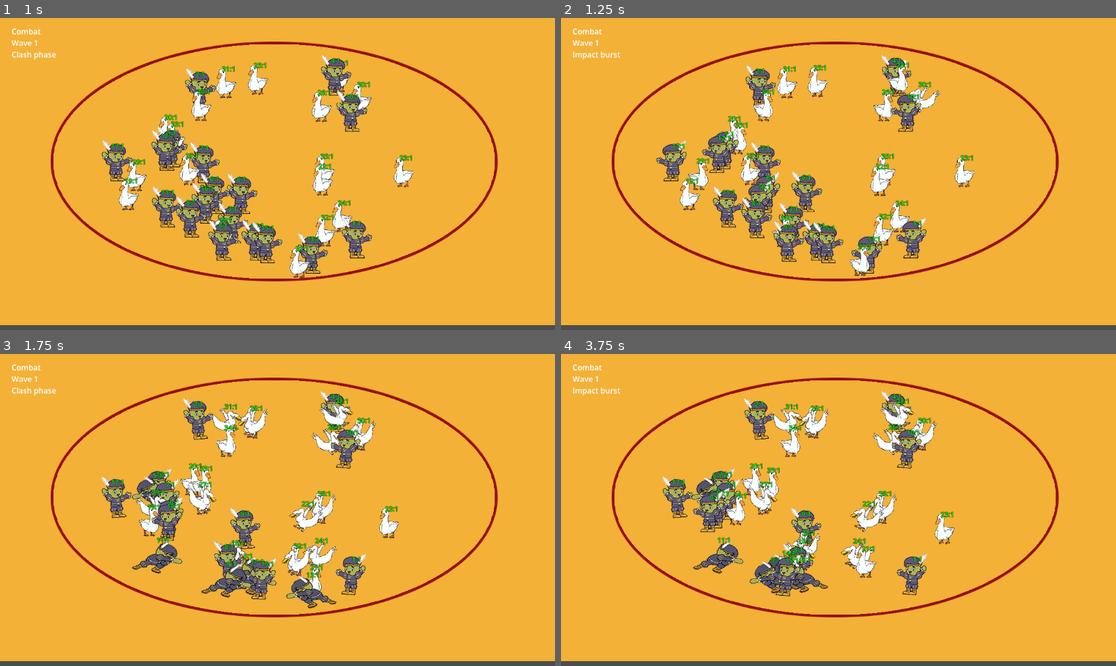
Above: before the commit, frames 1-4 (two rows, left to right).
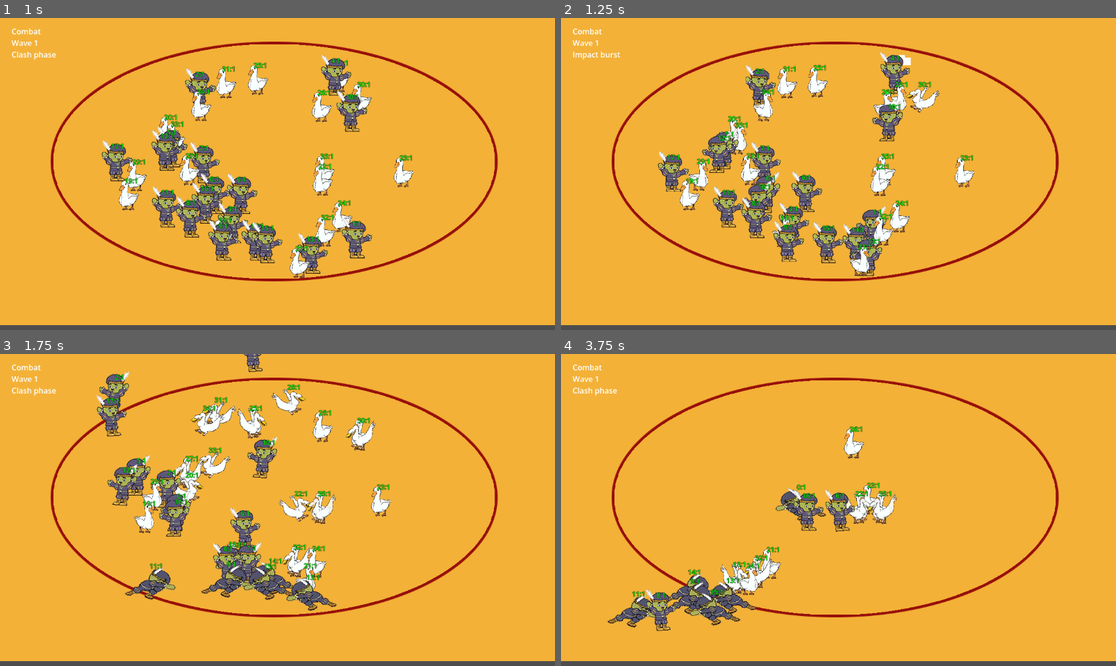
Above: after the commit, the same moments.

Repository: changingzhao-cpu/demo
Game: Godot game, scene res://scenes/main/main_scene.tscn
Two runs of this game, one before a commit and one after it. Both use one fixed random seed, a clock stepped at 60 frames per second and the inputs below.
Inputs (mouse positions are in pixels of both pictures, inside the frame that each line leads up to):
- Up to frame 1 (1 s): tap Enter at 0.5, 0.6 s; move the mouse to (399, 158) at 0.52 s; click (399, 158) at 0.67 s
- Up to frame 2 (1.25 s): no input
- Up to frame 3 (1.75 s): move the mouse to (166, 525) at 1.27 s; tap Keypad Enter at 1.35 s; click (166, 525) at 1.42 s
- Up to frame 4 (3.75 s): move the mouse to (894, 441) at 2.02 s; tap Enter at 2.1, 3.6 s; click (894, 441) at 2.17 s; move the mouse to (810, 572) at 2.77 s; tap Keypad Enter at 2.85 s; click (810, 572) at 2.92 s; move the mouse to (1005, 556) at 3.52 s; click (1005, 556) at 3.67 s

Frame 1 is identical in both runs. In frame 2, 3.7% of the frame differs, in the area x 17-66%, y 10-83%; in frame 3, 12%; in frame 4, 12%, in the area x 2-71%, y 10-89%.

Commit message:
refactor: clamp attack spacing to close-contact anchors
Clamp attackers onto engagement anchors, add center-distance coverage, and extend probes with full attack history for combat spacing analysis.

Co-Authored-By: Claude Sonnet 4.6 (1M context) <noreply@anthropic.com>

Diff:
--- a/scripts/battle/battle_controller.gd
+++ b/scripts/battle/battle_controller.gd
@@ -73,6 +73,7 @@
 var _first_attack_time_by_entity: Dictionary = {}
 var _recently_died_entities: Array[Dictionary] = []
 var _recent_combat_events: Array[Dictionary] = []
+var _full_attack_history: Array[Dictionary] = []
 var _tick_bucket_index := 0
 var _tick_bucket_count := 4
 var _tick_accumulator := 0.0
@@ -750,6 +751,7 @@
 	_unit_views_by_entity.clear()
 	_recently_died_entities.clear()
 	_recent_combat_events.clear()
+	_full_attack_history.clear()
 	_last_tick_report = {}
 	_tick_bucket_index = 0
 	_tick_accumulator = 0.0
@@ -799,8 +801,11 @@
 func _collect_recent_combat_events(report: Dictionary) -> void:
 	var events: Array = report.get("events", [])
 	for event in events:
-		_recent_combat_events.append(event.duplicate(true))
-		_apply_combat_event_to_bound_views(event)
+		var copied_event: Dictionary = event.duplicate(true)
+		_recent_combat_events.append(copied_event)
+		if str(copied_event.get("type", "")) == "attack":
+			_full_attack_history.append(copied_event)
+		_apply_combat_event_to_bound_views(copied_event)
 	while _recent_combat_events.size() > MAX_RECENT_COMBAT_EVENTS:
 		_recent_combat_events.pop_front()
 	if OS.is_debug_build():
@@ -808,6 +813,10 @@
 		if file != null:
 			file.store_string(JSON.stringify({"events": _recent_combat_events}, "\t"))
 			file.close()
+		var attack_history_file := FileAccess.open("user://controller_full_attack_history_probe.json", FileAccess.WRITE)
+		if attack_history_file != null:
+			attack_history_file.store_string(JSON.stringify({"events": _full_attack_history}, "\t"))
+			attack_history_file.close()
 
 func _apply_combat_event_to_bound_views(event: Dictionary) -> void:
 	var event_type := str(event.get("type", ""))
--- a/scripts/battle/battle_simulation.gd
+++ b/scripts/battle/battle_simulation.gd
@@ -7,6 +7,7 @@
 const DEFAULT_LAUNCH_HEIGHT := 0.26
 const ATTACK_TRIGGER_BUFFER := 0.18
 const ATTACK_STICKY_MARGIN := 0.22
+const ENGAGEMENT_CENTER_DISTANCE := 1.2
 const PRECONTACT_SPACING_RADIUS := 1.85
 const PRECONTACT_SPACING_STEP := 0.22
 const SAME_TEAM_SPACING_RADIUS := 1.45
@@ -22,10 +23,10 @@
 const UNIT_STATE_ADVANCE := 3
 const UNIT_STATE_DEAD := 4
 const ENGAGEMENT_SLOT_OFFSETS := [
-	Vector2(-1.08, 0.0),
-	Vector2(1.08, 0.0),
-	Vector2(0.0, -0.92),
-	Vector2(0.0, 0.92)
+	Vector2(-1.0, 0.0),
+	Vector2(1.0, 0.0),
+	Vector2(0.0, -0.83),
+	Vector2(0.0, 0.83)
 ]
 
 var _grid
@@ -102,6 +103,17 @@
 		store.state[entity_id] = UNIT_STATE_ADVANCE
 		report["moved"] = int(report.get("moved", 0)) + 1
 		return
+	_clamp_to_engagement_anchor(store, entity_id, engagement_target)
+	_grid.upsert(entity_id, Vector2(store.position_x[entity_id], store.position_y[entity_id]))
+	origin = Vector2(store.position_x[entity_id], store.position_y[entity_id])
+	if origin.distance_to(engagement_target) > 0.001:
+		store.state[entity_id] = UNIT_STATE_ADVANCE
+		report["moved"] = int(report.get("moved", 0)) + 1
+		return
+	if slot_index >= 0:
+		target = engagement_target
+
+	_apply_same_team_spacing(store, entity_id)
 
 	_release_engagement_slot_if_needed(store, entity_id, target_id)
 	if store.engagement_slot[entity_id] == -1:
@@ -262,7 +274,15 @@
 
 func _resolve_engagement_slot_position(store, target_id: int, slot_index: int) -> Vector2:
 	var target_position := Vector2(store.position_x[target_id], store.position_y[target_id])
-	return target_position + ENGAGEMENT_SLOT_OFFSETS[slot_index]
+	var raw_offset: Vector2 = ENGAGEMENT_SLOT_OFFSETS[slot_index]
+	var normalized_offset: Vector2 = raw_offset.normalized() if raw_offset != Vector2.ZERO else Vector2.LEFT
+	return target_position + normalized_offset * ENGAGEMENT_CENTER_DISTANCE
+
+func _clamp_to_engagement_anchor(store, entity_id: int, engagement_target: Vector2) -> void:
+	store.position_x[entity_id] = engagement_target.x
+	store.position_y[entity_id] = engagement_target.y
+	store.velocity_x[entity_id] = 0.0
+	store.velocity_y[entity_id] = 0.0
 
 func _apply_precontact_spacing(store, entity_id: int, target_id: int) -> void:
 	var origin := Vector2(store.position_x[entity_id], store.position_y[entity_id])
--- a/tests/battle/test_battle_simulation_attacks.gd
+++ b/tests/battle/test_battle_simulation_attacks.gd
@@ -12,6 +12,7 @@
 	_test_attacker_enters_attack_state_after_reaching_engagement_slot(failures)
 	_test_crowded_attackers_do_not_all_stall_without_attacking(failures)
 	_test_attacker_keeps_attacking_with_small_distance_jitter(failures)
+	_test_attack_center_distance_stays_within_1_2(failures)
 	return failures
 
 func _test_crowded_attackers_do_not_all_stall_without_attacking(failures: Array[String]) -> void:
@@ -169,6 +170,29 @@
 	simulation.tick_bucket(store, 0.1, 0, 1)
 	_assert_eq(store.state[attacker], 1, "attacker should keep attacking under small contact jitter instead of dropping back to chase", failures)
 
+func _test_attack_center_distance_stays_within_1_2(failures: Array[String]) -> void:
+	var store = EntityStore.new(2)
+	var grid = SpatialGrid.new(10.0)
+	var simulation = BattleSimulationScript.new(grid)
+	var attacker: int = store.allocate()
+	var target: int = store.allocate()
+	_prepare_attacker(store, attacker)
+	_prepare_target(store, target, 100.0)
+	store.position_x[attacker] = -1.4
+	store.position_y[attacker] = 0.0
+	store.position_x[target] = 0.0
+	store.position_y[target] = 0.0
+	store.attack_range_sq[attacker] = 0.25
+	grid.upsert(attacker, Vector2(store.position_x[attacker], store.position_y[attacker]))
+	grid.upsert(target, Vector2.ZERO)
+	for _step in range(6):
+		simulation.tick_bucket(store, 0.1, 0, 1)
+	var attacker_position := Vector2(store.position_x[attacker], store.position_y[attacker])
+	var target_position := Vector2(store.position_x[target], store.position_y[target])
+	var attack_distance := attacker_position.distance_to(target_position)
+	_assert_eq(store.state[attacker], 1, "attacker should still enter attack state after tightening center distance", failures)
+	_assert_true(attack_distance <= 1.205, "attack center distance should stay within 1.2 once the attacker enters attack state (actual=%s)" % str(attack_distance), failures)
+
 func _assert_true(value: bool, message: String, failures: Array[String]) -> void:
 	if not value:
 		failures.append(message)
--- a/tests/debug_runtime_probe.gd
+++ b/tests/debug_runtime_probe.gd
@@ -2,7 +2,7 @@
 
 const BATTLE_SCENE_PATH := "res://scenes/battle/battle_scene.tscn"
 const OUTPUT_PATH := "user://runtime_probe.json"
-const SAMPLE_TIMES := [0.0, 0.01, 0.03, 0.05, 0.1, 0.2, 0.5, 1.0, 2.0, 3.0, 4.0, 5.0, 6.0, 8.0]
+const SAMPLE_TIMES := [0.0, 0.01, 0.03, 0.05, 0.1, 0.2, 0.5, 1.0, 2.0, 3.0, 4.0, 5.0, 6.0, 8.0, 10.0, 12.0, 16.0, 20.0]
 const INITIAL_PROBE := "user://transition_initial_probe.json"
 const RUNTIME_PROBE := "user://transition_runtime_probe.json"
 
@@ -38,7 +38,7 @@
 		var controller := instance.get_node_or_null("BattleController")
 		var unit_layer := instance.get_node_or_null("UnitLayer")
 		var tracked_entities: Dictionary = {}
-		for tracked_id in [10, 17, 26, 40]:
+		for tracked_id in [9, 10, 17, 26, 35, 40]:
 			var entity_payload: Dictionary = controller.call("debug_get_entity_diagnostic", tracked_id) if controller != null and controller.has_method("debug_get_entity_diagnostic") else {"entity_id": tracked_id, "exists": false}
 			var entity_view_snapshot: Dictionary = {}
 			if unit_layer != null:
@@ -55,6 +55,24 @@
 				"controller": entity_payload,
 				"view": entity_view_snapshot
 			}
+		var recent_events_probe: Dictionary = _read_json("user://controller_recent_combat_events_probe.json")
+		var pair_distance_35_to_9 = null
+		var attacks_on_9: Array = []
+		for event_variant in recent_events_probe.get("events", []):
+			var event: Dictionary = event_variant
+			if int(event.get("attacker_id", -1)) == 35 and int(event.get("target_id", -1)) == 9 and str(event.get("type", "")) == "attack":
+				var attacker_position_35: Vector2 = event.get("attacker_position", Vector2.ZERO)
+				var target_position_35: Vector2 = event.get("target_position", Vector2.ZERO)
+				pair_distance_35_to_9 = attacker_position_35.distance_to(target_position_35)
+			if int(event.get("target_id", -1)) == 9 and str(event.get("type", "")) == "attack":
+				var attacker_position_9: Vector2 = event.get("attacker_position", Vector2.ZERO)
+				var target_position_9: Vector2 = event.get("target_position", Vector2.ZERO)
+				attacks_on_9.append({
+					"attacker_id": int(event.get("attacker_id", -1)),
+					"distance": attacker_position_9.distance_to(target_position_9),
+					"attacker_position": attacker_position_9,
+					"target_position": target_position_9
+				})
 		samples.append({
 			"time": elapsed,
 			"tick_before": _read_json("user://tick_probe_before.json"),
@@ -62,13 +80,15 @@
 			"view_probe": _read_json("user://runtime_view_probe.json"),
 			"combat_feedback_probe": _read_json("user://combat_feedback_probe.json"),
 			"combat_pulse_probe": _read_json("user://combat_pulse_probe.json"),
-			"controller_recent_combat_events_probe": _read_json("user://controller_recent_combat_events_probe.json"),
+			"controller_recent_combat_events_probe": recent_events_probe,
 			"controller_consume_combat_events_probe": _read_json("user://controller_consume_combat_events_probe.json"),
 			"unit_view_attack_pulse_probe_33": _read_json("user://unit_view_attack_pulse_probe_33.json"),
 			"unit_view_sync_probe_33": _read_json("user://unit_view_sync_probe_33.json"),
 			"runtime_view_probe": _read_json("user://runtime_view_probe.json"),
 			"controller_recent_deaths_probe": _read_json("user://controller_recent_deaths_probe.json"),
-			"tracked_entities": tracked_entities
+			"tracked_entities": tracked_entities,
+			"pair_distance_35_to_9": pair_distance_35_to_9,
+			"attacks_on_9": attacks_on_9
 		})
 		sample_index += 1
 	var controller := instance.get_node_or_null("BattleController")
@@ -80,7 +100,8 @@
 		"tick_before": FileAccess.get_file_as_string("user://tick_probe_before.json"),
 		"tick_after": FileAccess.get_file_as_string("user://tick_probe_after.json"),
 		"initial_to_runtime_delta": FileAccess.get_file_as_string("user://initial_to_runtime_delta_probe.json"),
-		"first_attack_times": attack_times
+		"first_attack_times": attack_times,
+		"full_attack_history_probe": _read_json("user://controller_full_attack_history_probe.json")
 	}
 	var file := FileAccess.open(OUTPUT_PATH, FileAccess.WRITE)
 	if file == null:
